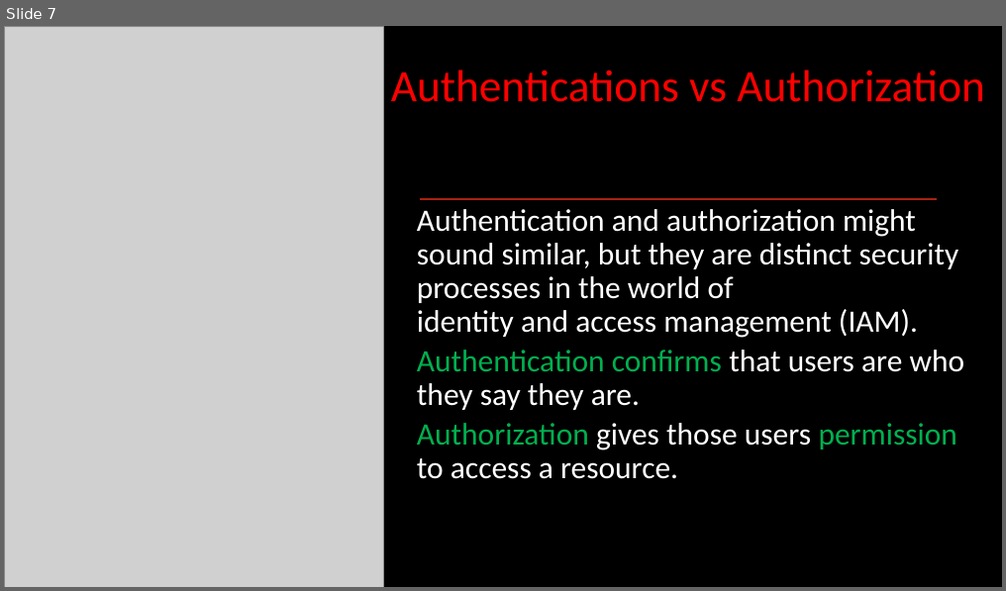
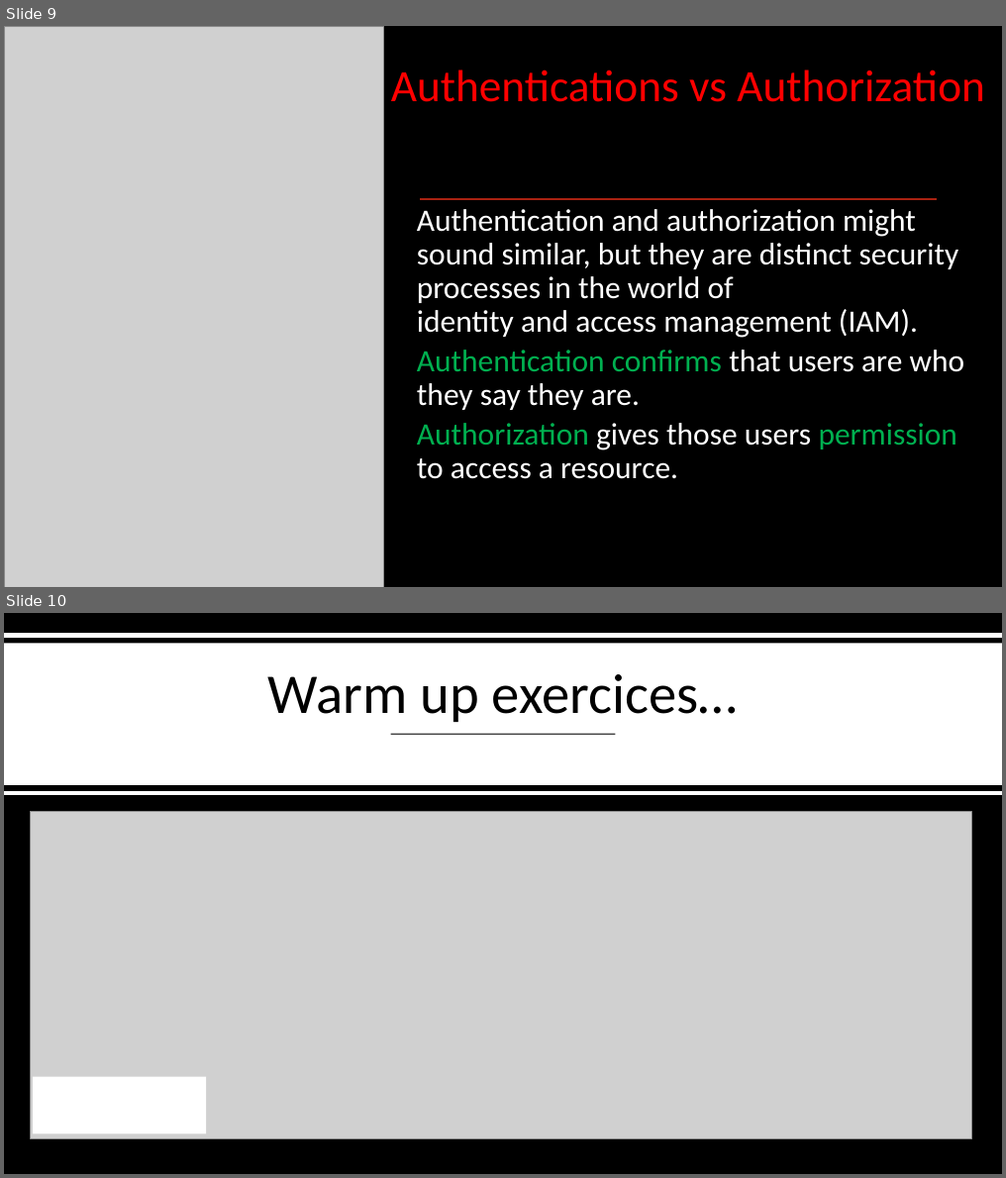
Before and after one commit to asafnaory/nestjs-course, a slide deck: presentations/lecture_jwt.pptx. Shown one above the other, each under a label of ours: slide 7 before the commit, slides 9 and 10 after it. The pictures are 1006x591 and 1006x1178 pixels, drawn with LibreOffice and Linux fonts; fonts in the diff are those of the drawing; grey boxes stand for pictures. Boxes give left, top, right and bottom in pixels: in the first picture for what was removed or moved away, otherwise in the second. Text is boxed around its words. In the diff, an @@ line names an element or a change of style, - is before the commit and + after.

```diff
--- a/presentations/lecture_jwt.pptx
+++ b/presentations/lecture_jwt.pptx
@@ slide 10 added at <box>4,613,1002,1174</box>, background #000000 @@
@@ line added from (4, 636) to (1002, 636), #FFFFFF 4 pt @@
@@ rectangle added at <box>4,643,1002,785</box>, fill #FFFFFF @@
@@ title added at <box>268,674,738,722</box>, 54 pt, text #000000 @@
+Warm up exercices…
@@ line added from (391, 735) to (616, 735), #000000 1.5 pt @@
@@ line added from (4, 793) to (1002, 793), #FFFFFF 4 pt @@
@@ picture added at <box>30,812,971,1140</box> @@
@@ rectangle added at <box>33,1077,206,1134</box>, fill #FFFFFF @@
@@ what was slide 7 is now slide 9 @@
```
Also in this commit, not shown: 3 slides changed, 10 other slides added, 3 slides removed, 2 other files.
